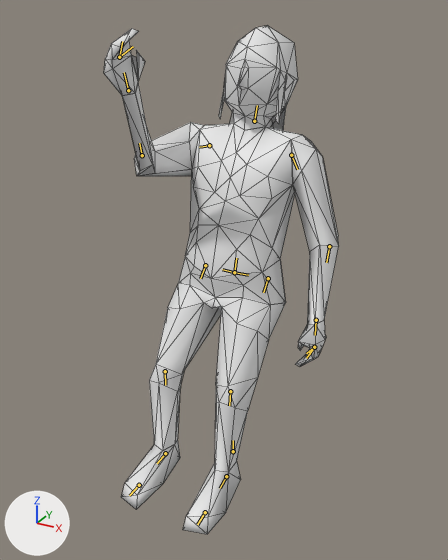
What one commit did to the Blender file assets-src/rooms/tavern/creature-clips/Gnome.blend.
Both versions are drawn from a 50 mm lens placed at (0.358, -0.685, 0.626), pointed at (-0.011, -0.014, 0.291). Arrows for +X, +Y and +Z are at lower left; the lights stay in place. The older version comes first. Both versions are drawn at frame 6 of the action 'SitArmWrestle'; the numbers are the values there. The bones that bend it are drawn over the model as lines. Mesh edges are drawn as thin lines.

In view in the first picture: 'GnomeSourceMesh'.
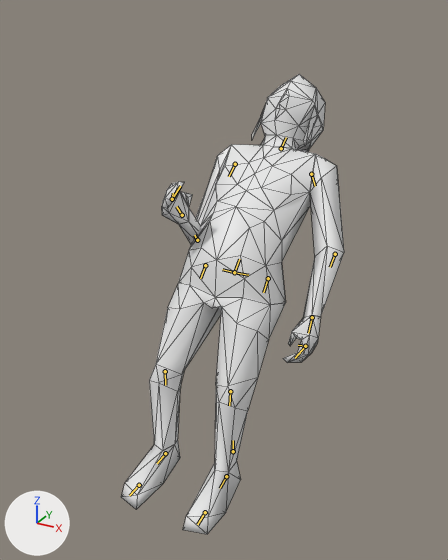
Changed parts and their boxes (x1, y1, x2, y2) in the pictures (448 x 560 px):
```json
{"object": "GnomeSourceMesh", "change": "posed", "before": [104, 26, 339, 534], "after": [121, 74, 344, 534], "on screen": "9% shorter"}
{"bone": "spine", "before": "(234, 272) to (236, 258)", "after": "(234, 272) to (239, 259)"}
{"bone": "arm_r", "before": "(209, 145) to (199, 147)", "after": "(235, 164) to (229, 176)"}
{"bone": "forearm_r", "before": "(142, 155) to (139, 143)", "after": "(197, 240) to (194, 235)"}
```

The change, as JSON lines over the scene's bpy script:
```json
{"block": "bone_spine", "where": "bone_spine = bpy.data.objects['Gnome'].pose.bones['spine']  # child of 'cog'"}
{"op": "set", "path": "bone_spine.rotation_quaternion", "old": "(0.991, 0.137, 0.0, 0.0)", "new": "(0.921, 0.389, 0.0, 0.0)", "note": "degrees (16, 0, 0) -> degrees (46, 0, 0)"}
{"block": "bone_arm_r", "where": "bone_arm_r = bpy.data.objects['Gnome'].pose.bones['arm_r']  # child of 'spine'"}
{"op": "set", "path": "bone_arm_r.rotation_quaternion", "old": "(0.888, 0.227, -0.016, 0.399)", "new": "(0.705, -0.364, -0.428, 0.433)", "note": "degrees (24, -12, 46) -> degrees (-67, -17, 74)"}
{"block": "bone_forearm_r", "where": "bone_forearm_r = bpy.data.objects['Gnome'].pose.bones['forearm_r']  # child of 'arm_r'"}
{"op": "set", "path": "bone_forearm_r.rotation_quaternion", "old": "(0.695, 0.483, 0.502, 0.179)", "new": "(0.613, 0.66, 0.29, 0.325)", "note": "degrees (88, 32, 59) -> degrees (92, -4, 51)"}
```
